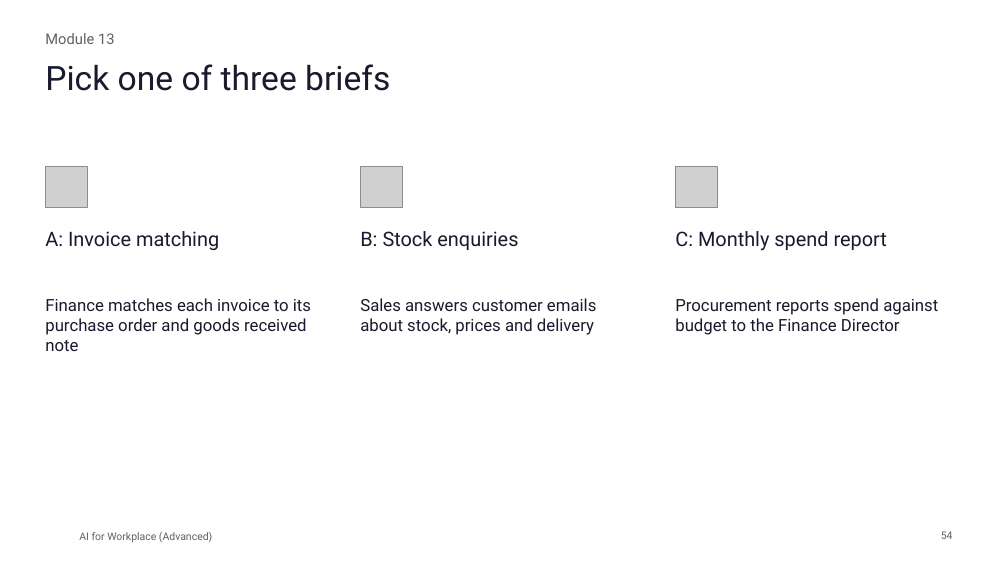
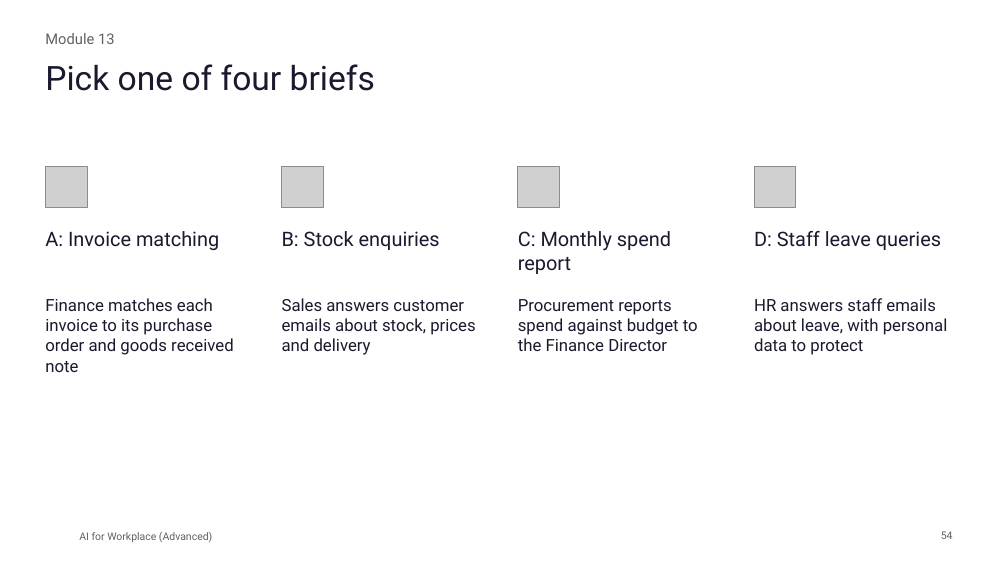
Before and after one commit to Asraf-JS/AI-for-Workplace-Advanced, a slide deck: slide 54 of AI-for-Workplace-Advanced-Deck.pptx. Drawn at 1008x567 pixels with LibreOffice and Linux fonts; fonts in the diff are those of the drawing; grey boxes stand for pictures; background and template pictures are left out. Boxes give left, top, right and bottom in pixels: in the first picture for what was removed or moved away, otherwise in the second. Text is boxed around its words. In the diff, an @@ line names an element or a change of style, - is before the commit and + after.

```diff
--- a/AI-for-Workplace-Advanced-Deck.pptx
+++ b/AI-for-Workplace-Advanced-Deck.pptx
@@ title at (45, 64, 375, 91): text changed @@
-Pick one of three briefs
+Pick one of four briefs
@@ picture: place and size @@
-picture at (361, 166, 402, 208)
+picture at (282, 166, 324, 208)
@@ picture: place and size @@
-picture at (675, 166, 717, 208)
+picture at (518, 166, 560, 208)
@@ picture added at (754, 166, 796, 208) @@
@@ text "B: Stock enquiries": place and size @@
-text "B: Stock enquiries" at (360, 231, 518, 250)
+text "B: Stock enquiries" at (282, 231, 440, 250)
@@ text "C: Monthly spend report" rewrapped from (675, 231, 887, 251) to (518, 231, 671, 274) @@
@@ text added at (754, 231, 941, 250), 19 pt, text #1A1A2E @@
+D: Staff leave queries
@@ text "Finance matches each invoice to ..." rewrapped from (45, 298, 311, 351) to (45, 298, 233, 372) @@
@@ text "Sales answers customer emails about ..." rewrapped from (360, 298, 596, 335) to (282, 298, 475, 355) @@
@@ text "Procurement reports spend against budget ..." rewrapped from (675, 298, 938, 335) to (518, 299, 698, 351) @@
@@ text added at (754, 298, 948, 355), 16 pt, text #1A1A2E @@
+HR answers staff emails about leave, with personal data to protect
```
Also in this commit, not shown: 29 other files.
